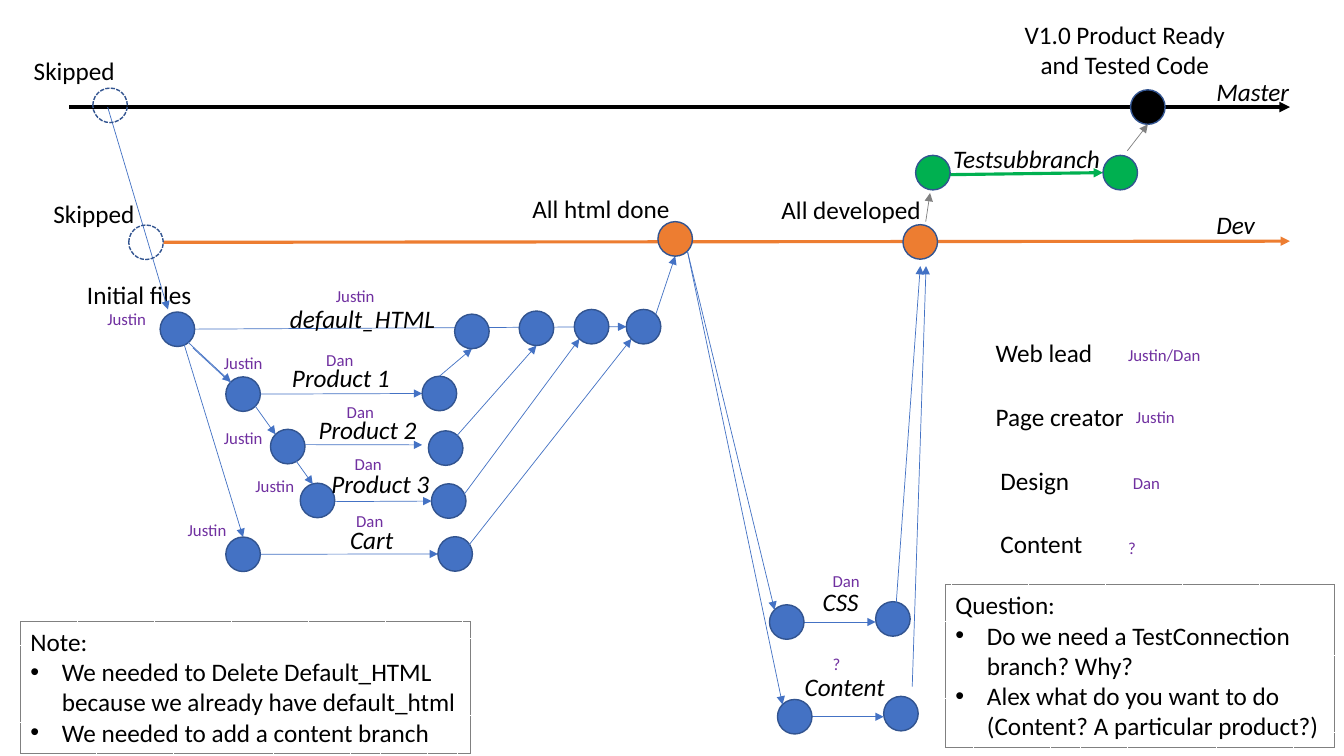
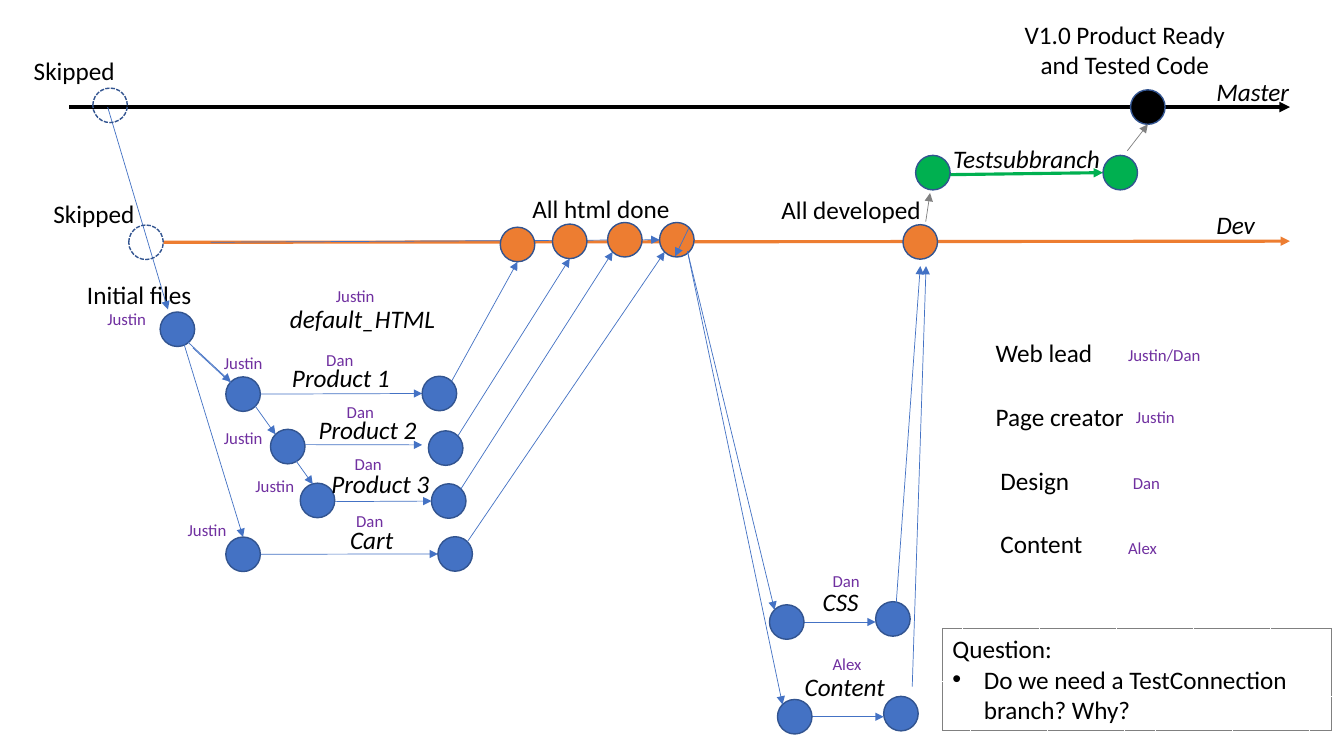
Before and after one commit to JustinNBCC/GroupGitSharedRepo_Assign2, a slide deck: slide 1 of GitBranchesDiagram-NBCC.pptx. Drawn at 1344x756 pixels with LibreOffice and Linux fonts; fonts in the diff are those of the drawing. Boxes give left, top, right and bottom in pixels: in the first picture for what was removed or moved away, otherwise in the second. Text is boxed around its words. In the diff, an @@ line names an element or a change of style, - is before the commit and + after.

Commit message:
updated branch diagram to show merge of branches to dev rather than defualt_HTML

```diff
--- a/GitBranchesDiagram-NBCC.pptx
+++ b/GitBranchesDiagram-NBCC.pptx
@@ fill #4472C4 to #ED7D31 in 3 elements at (608,223,642,257), (553,224,587,258), (500,227,534,261) @@
@@ ellipse: place and size @@
-ellipse at (455,315,489,349)
+ellipse at (500,227,534,261)
@@ ellipse: place and size @@
-ellipse at (519,312,554,346)
+ellipse at (553,224,587,258)
@@ ellipse: place and size @@
-ellipse at (575,310,609,344)
+ellipse at (608,223,642,257)
@@ arrow moved from (656, 315) - (676, 256) to (690, 228) - (676, 256) @@
@@ arrow moved from (177, 330) - (626, 327) to (211, 242) - (659, 240) @@
@@ arrow moved from (440, 376) - (472, 349) to (452, 381) - (517, 262) @@
@@ arrow moved from (456, 438) - (536, 346) to (458, 436) - (570, 259) @@
@@ arrow moved from (463, 497) - (580, 339) to (461, 489) - (613, 252) @@
@@ arrow moved from (461, 557) - (631, 339) to (468, 541) - (664, 252) @@
@@ ellipse removed at (626,310,660,344) @@
@@ text at (1128,542,1157,554): text changed @@
-?
+Alex
@@ rectangle removed at (20,621,471,753) @@
-Note:
-• We needed to Delete Default_HTML
-  because we already have default_html
-• We needed to add a content branch
@@ rectangle "Question:": place and size @@
-rectangle "Question:" at (946,585,1335,748)
+rectangle "Question:" at (943,629,1332,731)
@@ text at (833,658,862,670): text changed @@
-?
+Alex
@@ text in rectangle at (987,687,1318,739): paragraph removed @@
-• Alex what do you want to do (Content? A particular product?)
```
Also in this commit, not shown: 1 other file.
